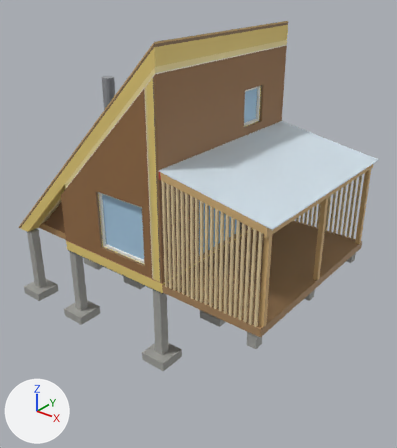
The glTF model design-review/triangelstuga/model.glb, before and after one commit.
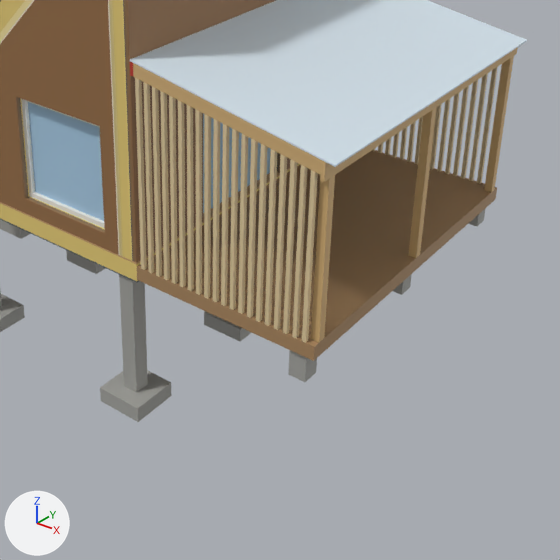
Old and new are each drawn whole from a 50 mm camera at (11137.0, -6780.0, 6321.0) aimed at (4155.0, 1947.0, 910.0) and again close up on the part from 22% to 100% of the width and 31% to 100% of the height. The lights are fixed; the arrows at lower left show +X, +Y and +Z. The older version's two pictures come first. Where no turn or scale is listed for an object, it has been applied to the vertices. Vertices at exactly the same position are counted once.

Before the edit, the objects in view are built like this:
```python
ob_b119 = bpy.data.objects.new('b119', me_knävägg__ljus_panel_mot_förrådet)
ob_b119.parent = ob_o118
ob_b119.location = (1881.0, -1111.0, 2114.0)
ob_b119.scale = (1850.0, 1850.0, 1850.0)
ob_b55 = bpy.data.objects.new('b55', me_trall___bjälklag)
ob_b55.location = (5950.0, 2114.0, 415.0)
ob_b61 = bpy.data.objects.new('b61', me_plint_terrass)
ob_b61.parent = ob_o54
ob_b61.location = (6900.0, -165.0, 132.0)
ob_b61.scale = (165.0, 165.0, 165.0)
ob_b62 = bpy.data.objects.new('b62', me_plint_terrass__1)
ob_b62.parent = ob_o54
ob_b62.location = (6900.0, -165.0, 2114.0)
ob_b62.scale = (165.0, 165.0, 165.0)
ob_b63 = bpy.data.objects.new('b63', me_plint_terrass__2)
ob_b63.parent = ob_o54
ob_b63.location = (6900.0, -165.0, 4096.0)
ob_b63.scale = (165.0, 165.0, 165.0)
ob_b92 = bpy.data.objects.new('b92', me_spjäla_45x45_spjälgavel__14)
ob_b92.location = (6428.0, 23.0, 1477.0)
# also in view: 'b59' at (7052.0, 2114.0, 1392.0); 'b95' at (6758.0, 23.0, 1448.0); 'b87' at (5878.0, 23.0, 1525.0); 'b40' at (3686.0, 132.0, 1400.0); 'b60' at (7052.0, 4096.0, 1392.0)
```
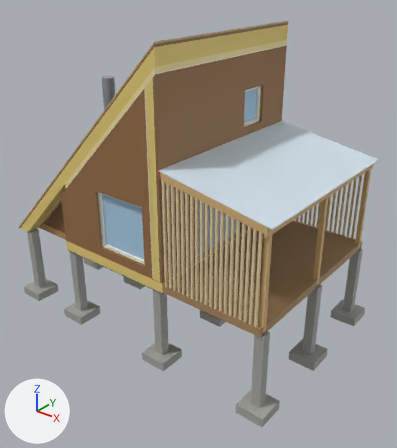
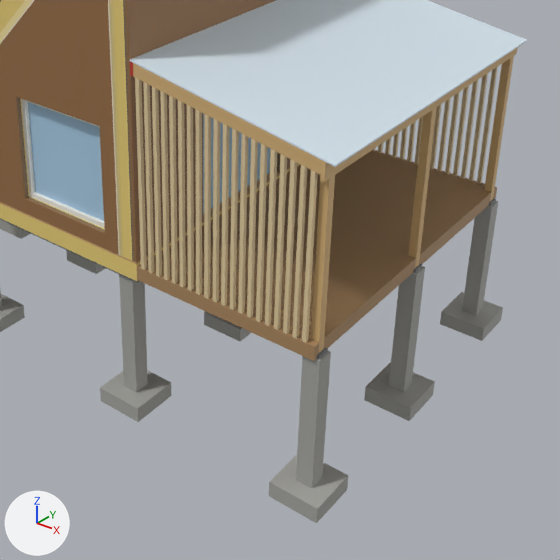
Where the newer file only moved an object's origin or applied its transform, the numbers keep the older frame.

Edits to the bpy script that builds the scene:
```text
Add mat_stolpfot__dragförankrad:
    mat_stolpfot__dragförankrad = principled_material('Stolpfot (dragförankrad)')
    mat_stolpfot__dragförankrad.base_color = (0.188, 0.202, 0.216)  # grey #787c80
    mat_stolpfot__dragförankrad.roughness = 0.6
Change me_trall___bjälklag:
    used by ob_b55; location = (5950.0, 2114.0, 415.0)
    remove me_trall___bjälklag.from_pydata(...)  # 8 vertices, 12 faces; spans x -1150.0..1150.0, y -2114.0..2114.0, z -85.0..85.0
    add me_trall___bjälklag.from_pydata(...)  # 56 vertices, 108 faces; spans x -1150.0..1150.0, y -2114.0..2114.0, z -85.0..85.0
    me_trall___bjälklag part 1
    6 faces are deleted
    24 vertices are added at x 1027.0..1055.0, y -2057.0..2057.0, z -85.0..85.0
    12 new vertices lie (123.0, 0.0, 0.0) away from vertices in x 1027.0, y -2057.0..2057.0, z -85.0..-45.0
    12 new vertices lie (95.0, 0.0, 0.0) away from vertices in x 1055.0, y -2030.0..2030.0, z -45.0..85.0
    102 new faces join them
Change me_plint_terrass:
    used by ob_b61; parent = ob_o54; location = (6900.0, -165.0, 132.0); scale = (165.0, 165.0, 165.0)
    remove me_plint_terrass.from_pydata(...)  # 8 vertices, 12 faces; spans x -0.61..0.61, y -1.0..1.0, z -0.61..0.61
    add me_plint_terrass.from_pydata(...)  # 16 vertices, 28 faces; spans x -0.33..0.33, y -1.0..1.0, z -0.33..0.33
    me_plint_terrass part 2: the whole mesh is rebuilt
Change me_plint_terrass__1:
    used by ob_b62; parent = ob_o54; location = (6900.0, -165.0, 2114.0); scale = (165.0, 165.0, 165.0)
    remove me_plint_terrass__1.from_pydata(...)  # 8 vertices, 12 faces; spans x -0.61..0.61, y -1.0..1.0, z -0.61..0.61
    add me_plint_terrass__1.from_pydata(...)  # 16 vertices, 28 faces; spans x -0.33..0.33, y -1.0..1.0, z -0.33..0.33
    me_plint_terrass__1 part 3: the whole mesh is rebuilt
Change me_plint_terrass__2:
    used by ob_b63; parent = ob_o54; location = (6900.0, -165.0, 4096.0); scale = (165.0, 165.0, 165.0)
    remove me_plint_terrass__2.from_pydata(...)  # 8 vertices, 12 faces; spans x -0.61..0.61, y -1.0..1.0, z -0.61..0.61
    add me_plint_terrass__2.from_pydata(...)  # 16 vertices, 28 faces; spans x -0.33..0.33, y -1.0..1.0, z -0.33..0.33
    me_plint_terrass__2 part 4: the whole mesh is rebuilt
Add me_stolpfot__dragförankrad:
    me_stolpfot__dragförankrad.from_pydata(...)  # a box spanning x -75.0..75.0, y -75.0..75.0, z -20.0..20.0
    me_stolpfot__dragförankrad.materials.append(mat_stolpfot__dragförankrad)  # grey #787c80
Change ob_b61:
    ob_b61.location: (6900.0, -165.0, 132.0) -> (7052.0, 585.0, 132.0)
    ob_b61.scale: (165.0, 165.0, 165.0) -> (915.0, 915.0, 915.0)
Change ob_b62:
    ob_b62.location: (6900.0, -165.0, 2114.0) -> (7052.0, 585.0, 2114.0)
    ob_b62.scale: (165.0, 165.0, 165.0) -> (915.0, 915.0, 915.0)
Change ob_b63:
    ob_b63.location: (6900.0, -165.0, 4096.0) -> (7052.0, 585.0, 4096.0)
    ob_b63.scale: (165.0, 165.0, 165.0) -> (915.0, 915.0, 915.0)
Change ob_b119:
    ob_b119.location: (1881.0, -1111.0, 2114.0) -> (7052.0, -350.0, 2114.0)
    ob_b119.scale: (1850.0, 1850.0, 1850.0) -> (75.0, 75.0, 75.0)
Add ob_b118:
    ob_b118 = bpy.data.objects.new('b118', me_stolpfot__dragförankrad)
    ob_b118.location = (7052.0, 132.0, 350.0)
```

Boxes [x1, y1, x2, y2] around the edits, measured in the close-ups (560 x 560 px):
'b61', reshaped, moved, rescaled: before [288, 350, 317, 382]; after [269, 351, 348, 523]
'b62', reshaped, moved, rescaled (mostly hidden before): before [393, 274, 412, 295]; after [364, 266, 435, 421]
'b63', reshaped, moved, rescaled (mostly hidden before): before [468, 208, 486, 226]; after [440, 201, 503, 341]
'b118', added: after [317, 348, 328, 359]
'b119', moved, rescaled (not visible before): after [414, 264, 422, 273]
part 1 of me_trall___bjälklag, built on: [314, 189, 496, 360] in both
